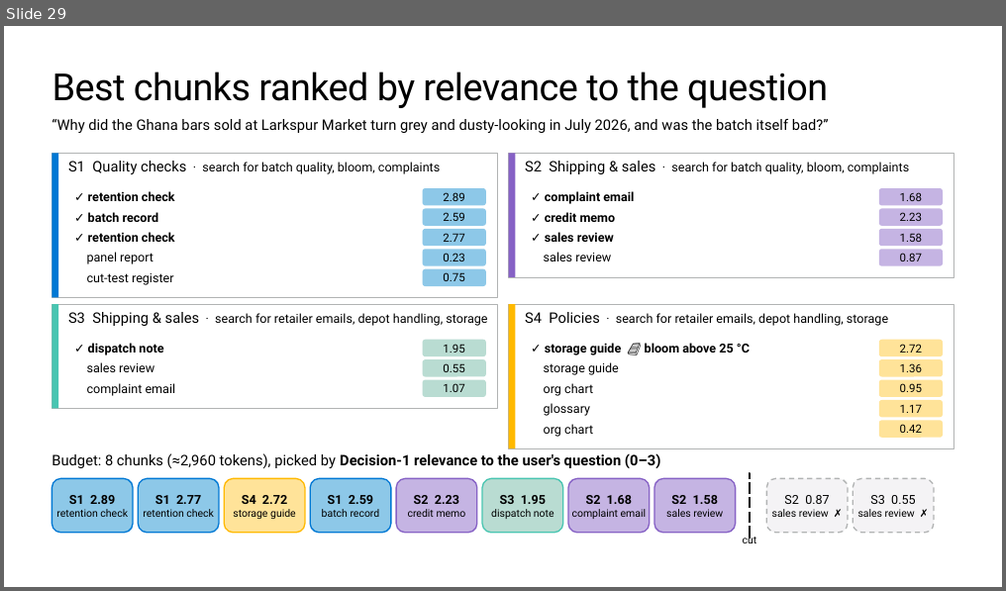
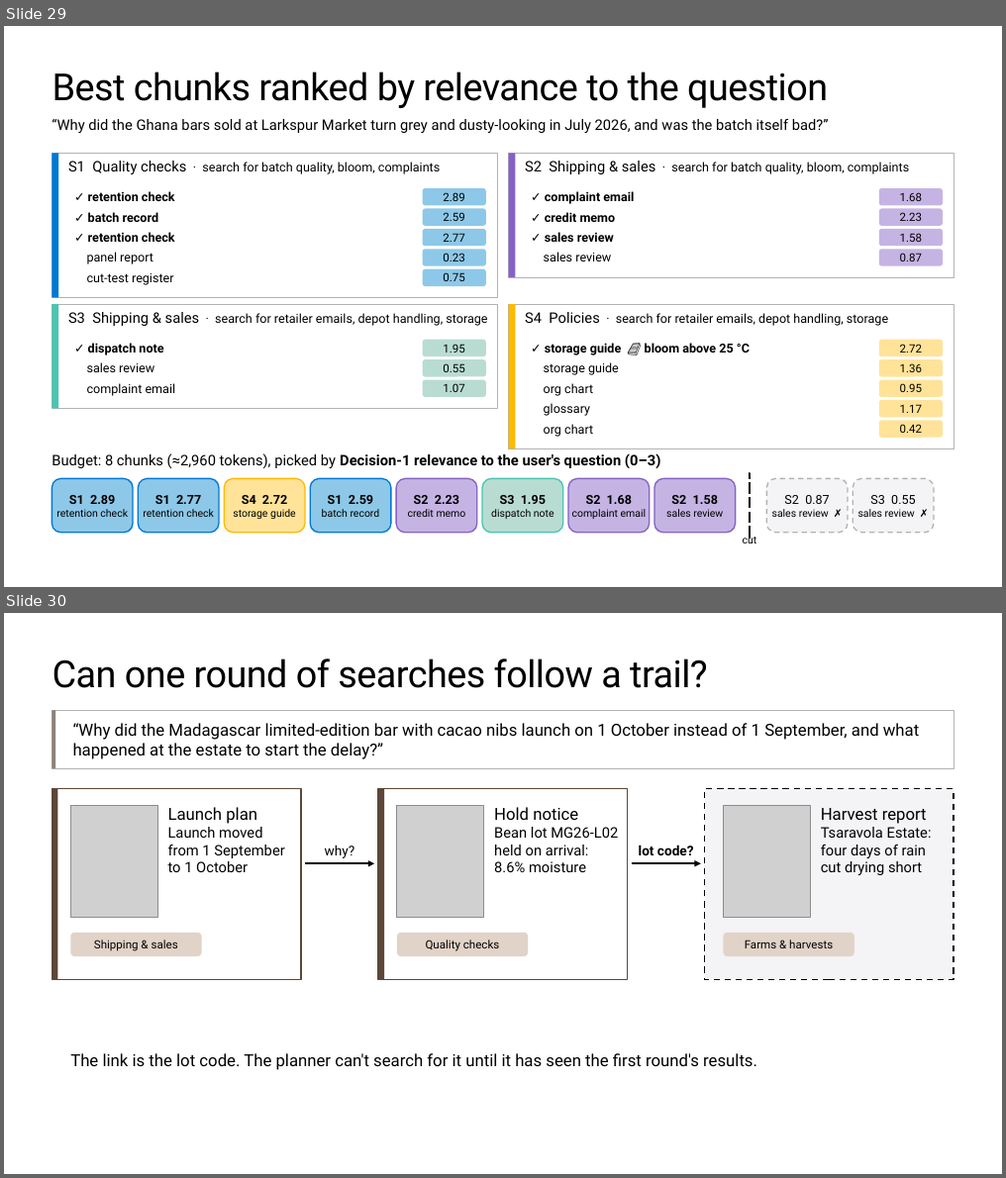
Before and after one commit to microsoft/ignite26-BRK300-building-agentic-retrieval-from-diy-to-foundry-iq, a slide deck: IgniteBRK300-WorkingDeck.pptx. Shown one above the other, each under a label of ours: slide 29 before the commit, slides 29 and 30 after it. The pictures are 1006x591 and 1006x1178 pixels, drawn with LibreOffice and Linux fonts; fonts in the diff are those of the drawing; grey boxes stand for pictures; background and template pictures are left out. Boxes give left, top, right and bottom in pixels: in the first picture for what was removed or moved away, otherwise in the second. Text is boxed around its words. In the diff, an @@ line names an element or a change of style, - is before the commit and + after.

```diff
--- a/IgniteBRK300-WorkingDeck.pptx
+++ b/IgniteBRK300-WorkingDeck.pptx
@@ slide 30 added at (4,613,1002,1174), background #FFFFFF @@
@@ title added at (53,659,708,688), 36 pt, text #000000 @@
+Can one round of searches follow a trail?
@@ rectangle added at (52,710,954,768), fill #FFFFFF, outline #B1B3B3 1 pt @@
@@ rectangle added at (52,710,55,768), fill #8C8279 @@
@@ text added at (73,723,919,760), 16 pt, text #000000 @@
+“Why did the Madagascar limited-edition bar with cacao nibs launch on 1 October instead of 1 September, and what happened at the estate to start the delay?”
@@ rectangle added at (52,789,301,980), fill #FFFFFF, outline #5C4738 1.5 pt @@
@@ rectangle added at (52,789,57,980), fill #5C4738 @@
@@ rectangle added at (378,789,628,980), fill #FFFFFF, outline #5C4738 1.5 pt @@
@@ rectangle added at (378,789,384,980), fill #5C4738 @@
@@ rectangle added at (705,789,954,980), fill #F4F3F5, outline #000000 1.5 pt dashed @@
@@ picture added at (70,805,157,918) @@
@@ text added at (168,807,284,872), 14 pt, text #000000 @@
+Launch plan
+Launch moved from 1 September to 1 October
@@ picture added at (397,805,484,918) @@
@@ text added at (494,807,618,872), 14 pt, text #000000 @@
+Hold notice
+Bean lot MG26-L02 held on arrival: 8.6% moisture
@@ picture added at (724,805,810,918) @@
@@ text added at (821,808,932,875), 14 pt, text #000000 @@
+Harvest report
+Tsaravola Estate: four days of rain cut drying short
@@ text added at (325,845,355,859), 13 pt, text #000000 @@
+why?
@@ text added at (639,845,694,856), 13 pt, text #000000, bold @@
+lot code?
@@ arrow added from (305, 863) to (374, 863), #000000 2 pt @@
@@ arrow added from (632, 863) to (701, 863), #000000 2 pt @@
@@ rounded rectangle added at (70,933,202,957), fill #E1D3C7, 11 pt, text #000000 @@
+Shipping & sales
@@ rounded rectangle added at (397,933,528,957), fill #E1D3C7, 11 pt, text #000000 @@
+Quality checks
@@ rounded rectangle added at (724,933,854,957), fill #E1D3C7, 11 pt, text #000000 @@
+Farms & harvests
@@ text added at (70,1054,757,1070), 16 pt, text #000000 @@
+The link is the lot code. The planner can't search for it until it has seen the first round's results.
```
Also in this commit, not shown: 9 other slides added, 10 slides removed, 1 other file.
